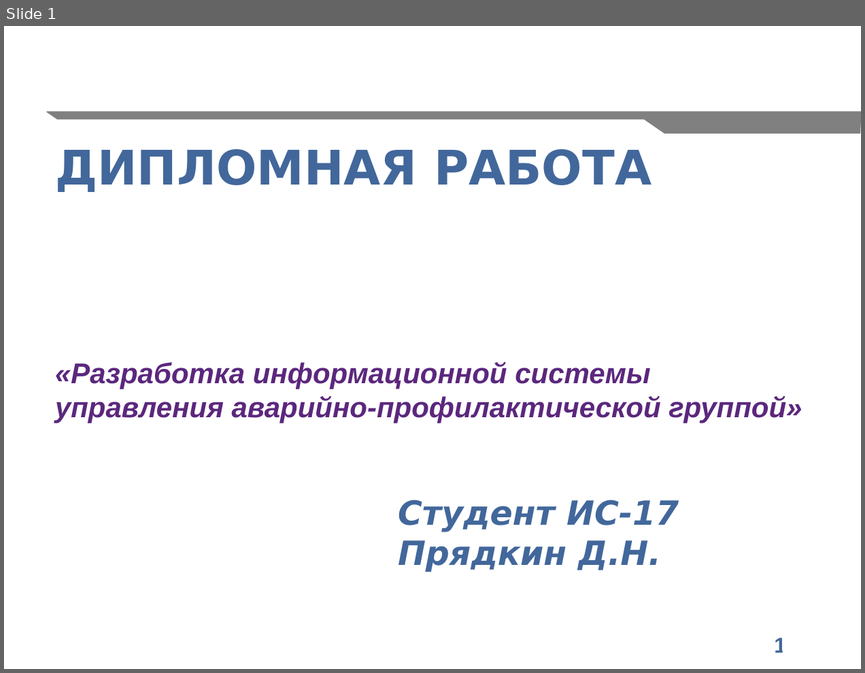
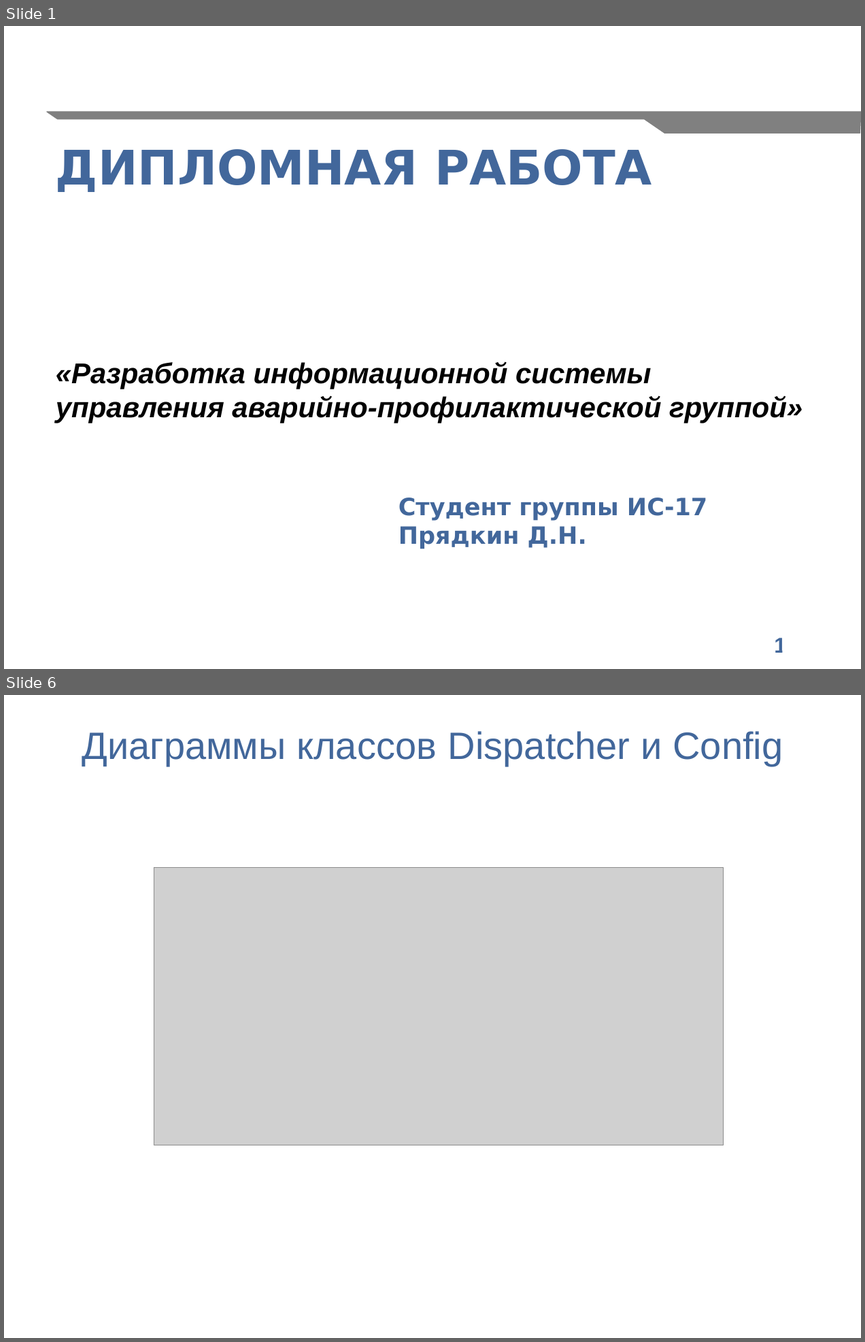
Before and after one commit to Dzmitry2020/workbook, a slide deck: docs/myPresentation.odp. Shown one above the other, each under a label of ours: slide 1 before the commit, slides 1 and 6 after it; the slides between them are not shown. The pictures are 865x673 and 865x1342 pixels, drawn with LibreOffice and Linux fonts; fonts in the diff are those of the drawing; grey boxes stand for pictures; background and template pictures are left out. Boxes give left, top, right and bottom in pixels: in the first picture for what was removed or moved away, otherwise in the second. Text is boxed around its words. In the diff, an @@ line names an element or a change of style, - is before the commit and + after.

```diff
--- a/docs/myPresentation.odp
+++ b/docs/myPresentation.odp
@@ slide 6 added at <box>4,695,861,1338</box>, background #FFFFFF @@
@@ text added at <box>82,731,783,766</box>, 32 pt, text #42679B @@
+Диаграммы классов Dispatcher и Config
@@ picture added at <box>154,867,723,1145</box> @@
@@ slide 1 changed as well @@
@@ free "ДИПЛОМНАЯ РАБОТА": place and size @@
-free "ДИПЛОМНАЯ РАБОТА" at <box>55,149,802,571</box>
+free "ДИПЛОМНАЯ РАБОТА" at <box>47,133,811,553</box>
@@ text in free at <box>56,361,802,549</box>: text colour #5B277D to #000000 in "«Разработка информационной системы", "управления аварийно-профилактической группой»"; size 28 to 20 pt, italic off in "Прядкин Д.Н." @@
@@ text in free at <box>398,497,707,520</box>: text changed; size 28 to 20 pt; italic off @@
-Студент ИС-17
+Студент группы ИС-17
```
Also in this commit, not shown: 7 other slides added, 1 slide removed, 5 other files.
